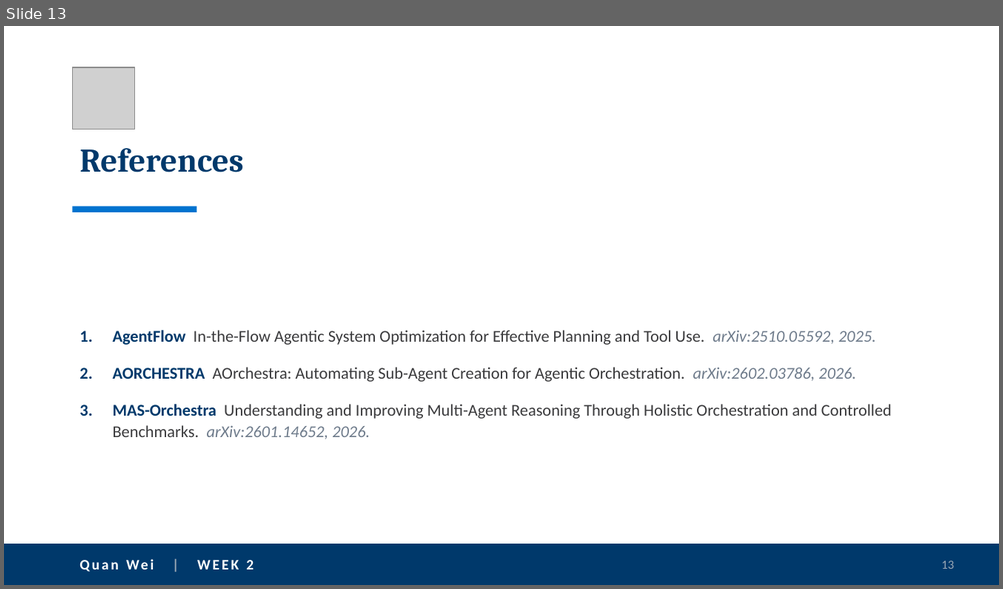
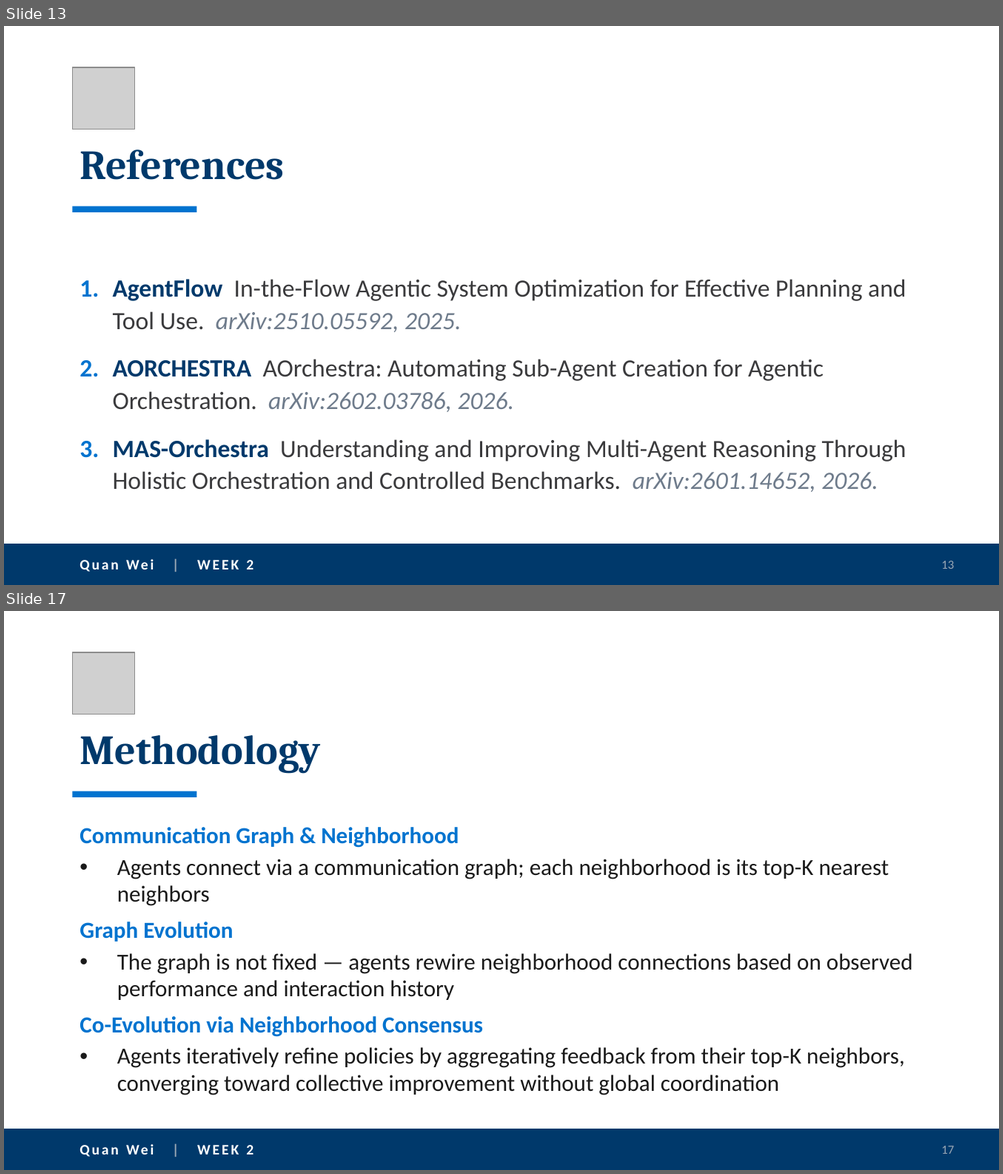
Before and after one commit to quanwei0/summer_intern, a slide deck: project_update.pptx. Shown one above the other, each under a label of ours: slide 13 before the commit, slides 13 and 17 after it; the slides between them are not shown. The pictures are 1003x589 and 1003x1174 pixels, drawn with LibreOffice and Linux fonts; fonts in the diff are those of the drawing; grey boxes stand for pictures. Boxes give left, top, right and bottom in pixels: in the first picture for what was removed or moved away, otherwise in the second. Text is boxed around its words. In the diff, an @@ line names an element or a change of style, - is before the commit and + after.

```diff
--- a/project_update.pptx
+++ b/project_update.pptx
@@ slide 17 added at [4, 611, 999, 1170], background #FFFFFF @@
@@ picture added at [73, 652, 134, 715] @@
@@ title added at [79, 735, 321, 774], 40 pt, text #00396B, bold @@
+Methodology
@@ rectangle added at [73, 792, 197, 797], fill #0073CF @@
@@ text added at [79, 827, 913, 1096], 22.2 pt, text #1A1A1A @@
+Communication Graph & Neighborhood
+• Agents connect via a communication graph; each neighborhood is its top-K nearest neighbors
+Graph Evolution
+• The graph is not fixed — agents rewire neighborhood connections based on observed performance and interaction history
+Co-Evolution via Neighborhood Consensus
+• Agents iteratively refine policies by aggregating feedback from their top-K neighbors, converging toward collective improvement without global coordination
@@ rectangle added at [4, 1129, 999, 1170], fill #00396B @@
@@ text added at [126, 1145, 253, 1155], 14 pt, text #FFFFFF, bold @@
+Quan Wei | WEEK 2
@@ page number added at [941, 1146, 953, 1154], 12 pt, text #9AA7B5 @@
+17
@@ slide 13 changed as well @@
@@ title "References" at [79, 150, 284, 180]: size 32 to 40 pt @@
@@ text "AgentFlow In-the-Flow Agentic System Optimization ..." at [113, 279, 906, 492]: size 16 to 24 pt @@
```
Also in this commit, not shown: 11 other slides changed, 4 other slides added.
